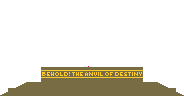
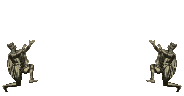
Layered file, before and after one edit (184 x 96). Changes by layer:
showed "Pasted Layer #5" over [146, 40, 182, 92]
showed "Pasted Layer #4", painted on it over [2, 40, 38, 92]
hid "Pasted Layer copy" over [0, 66, 184, 96]
